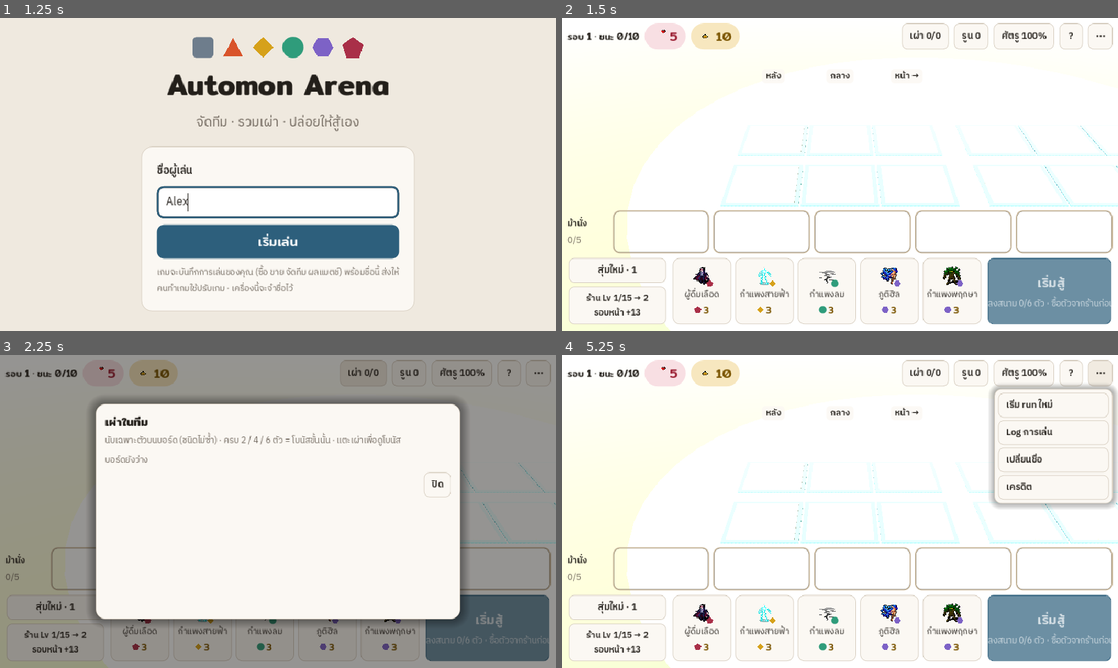
Above: before the commit, frames 1-4 (two rows, left to right).
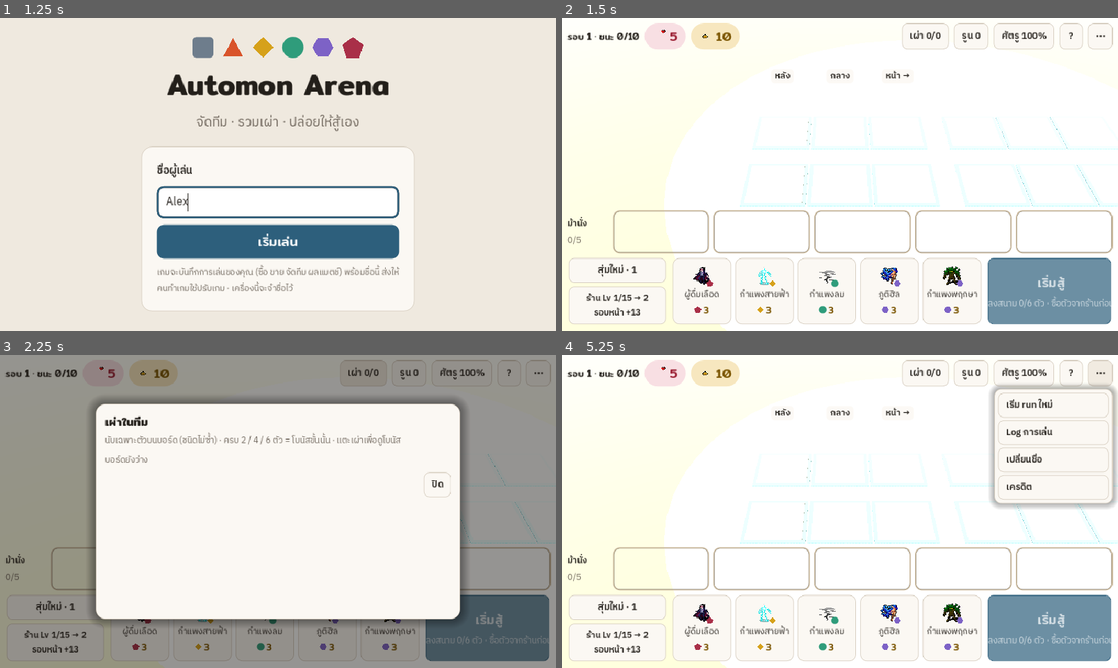
Above: after the commit, the same moments.

Repository: nuttratts-code/automon-arena
Game: Godot game, scene res://scenes/main.tscn
The game is run twice, just before and just after one commit, with the same random seed, the same clock (stepped at 60 frames per second) and the same inputs.
Inputs (mouse positions are in pixels of both pictures, inside the frame that each line leads up to):
- Up to frame 1 (1.25 s): click (278, 202) at 0.52 s; type "Alex" at 0.6 s
- Up to frame 2 (1.5 s): click "เริ่มเล่น" at 1.25 s
- Up to frame 3 (2.25 s): click "เผ่า 0/0" at 2 s
- Up to frame 4 (5.25 s): click "รูน 0" at 2.75 s; click "ศัตรู 100%" at 3.5 s; click "?" at 4.25 s; click "⋯" at 5 s

Frame 1 is identical in both runs. In frame 2, 2.9% of the frame differs, in the area x 11-100%, y 16-100%; in frame 3, 0.1%; in frame 4, 2.8%.

Commit message:
Set 206 steps 6-8: short-window base height (D1), pitch 40 + lane gap, transparent battle field, board names on card only, tests (stage3d), docs
ripple: arena.gd lerp_rect/cam_map removed (only test_ui used them, updated) · board cell names gone (shots/tests checked) · ui-todo + plan-godot-migration step 8 updated

Co-Authored-By: Claude Opus 5.5 <noreply@anthropic.com>

Diff:
--- a/godot/scripts/ui/app.gd
+++ b/godot/scripts/ui/app.gd
@@ -1020,6 +1020,13 @@
 func _on_resize() -> void:
 	var s := get_viewport().get_visible_rect().size
 	rotate_box.visible = s.y > s.x
+	# set 206 D1 (user): a very short window (browser bars on a phone, e.g. 740×330) gets a 400-high base instead of 480,
+	# so the text grows from ~8.9 px to ~10.7 px; the 3D board shrinks to fit the smaller field
+	var w := get_window()
+	if w != null:
+		var want := Vector2i(854, 400) if w.size.y > 0 and w.size.y < 360 and w.size.x > w.size.y else Vector2i(854, 480)
+		if w.content_scale_size != want:
+			w.content_scale_size = want
 	refit_stage.call_deferred()
 	if offer.visible:
 		render()
--- a/godot/scripts/ui/battle.gd
+++ b/godot/scripts/ui/battle.gd
@@ -109,7 +109,13 @@
 	var f := PanelContainer.new()
 	f.name = "Field"
 	f.size_flags_vertical = Control.SIZE_EXPAND_FILL
-	f.add_theme_stylebox_override("panel", TH.box(TH.c("arena"), TH.c("arena-line"), 12, 1, 10, 6))
+	var fe := StyleBoxEmpty.new() # set 206: a window onto the 3D arena (app.stage), no box
+	fe.content_margin_left = 10
+	fe.content_margin_right = 10
+	fe.content_margin_top = 6
+	fe.content_margin_bottom = 6
+	f.add_theme_stylebox_override("panel", fe)
+	f.mouse_filter = Control.MOUSE_FILTER_PASS
 	view = BV.new()
 	view.size_flags_horizontal = Control.SIZE_EXPAND_FILL
 	view.size_flags_vertical = Control.SIZE_EXPAND_FILL
--- a/godot/scripts/ui/prep.gd
+++ b/godot/scripts/ui/prep.gd
@@ -760,13 +760,11 @@
 		var mon := UV.make(c, int(u["level"]), px)
 		mon.size_flags_horizontal = Control.SIZE_SHRINK_CENTER
 		v.add_child(mon)
-	var nm := TH.label(str(c["name"]), 13, "ink")
-	nm.horizontal_alignment = HORIZONTAL_ALIGNMENT_CENTER
-	nm.mouse_filter = Control.MOUSE_FILTER_IGNORE
-	nm.clip_text = on_stage
-	if on_stage:
-		nm.add_theme_stylebox_override("normal", TH.box(Color(TH.c("panel"), 0.82), Color(0, 0, 0, 0), 6, 0, 4, 0))
-	v.add_child(nm)
+	if not on_stage: # set 206: on the arena the sprite is the unit; its name shows on the card when tapped
+		var nm := TH.label(str(c["name"]), 13, "ink")
+		nm.horizontal_alignment = HORIZONTAL_ALIGNMENT_CENTER
+		nm.mouse_filter = Control.MOUSE_FILTER_IGNORE
+		v.add_child(nm)
 	if on_stage:
 		v.set_anchors_and_offsets_preset(Control.PRESET_FULL_RECT)
 	cell.add_child(v)
--- a/godot/scripts/ui/stage3d.gd
+++ b/godot/scripts/ui/stage3d.gd
@@ -11,12 +11,12 @@
 const TH := preload("res://scripts/ui/theme.gd")
 const UV := preload("res://scripts/ui/unit_view.gd")
 
-const PITCH := 32.0 # degrees the camera looks down (angle A)
+const PITCH := 40.0 # degrees the camera looks down (angle A)
 const FOV := 34.0 # vertical field of view, degrees
 const SPR_H := 1.7 # every unit stands this tall (world units)
 const TILE := 1.8
 const COL_X := [1.35, 3.35, 5.35] # row 0 front … 2 back: distance from the midline
-const LANE_Z := [-1.25, 1.25] # lane 0 = far line (top of the screen), lane 1 = near line
+const LANE_Z := [-1.4, 1.4] # lane 0 = far line (top of the screen), lane 1 = near line
 
 signal moved # the camera changed: the screens put their cells on the new projected rects
 
@@ -225,9 +225,11 @@
 func pose() -> Transform3D:
 	return lerp_pose(pose_prep, pose_battle, k)
 
-# the screen rect (app canvas space) of a slot at the current camera
+# the screen rect (app canvas space) of a slot at the current camera — trimmed to 84 % of its width so the labels
+# of neighbouring tiles keep a gap (the fit still uses the full points)
 func slot_rect(side: int, row: int, lane: int) -> Rect2:
-	return rect_of(slot_points(side, row, lane), pose(), vp)
+	var r := rect_of(slot_points(side, row, lane), pose(), vp)
+	return r.grow_individual(-r.size.x * 0.08, 0.0, -r.size.x * 0.08, 0.0)
 
 func on_screen(p: Vector3) -> Vector2:
 	return project(p, pose(), vp)
Not shown, changed: claude/plan-godot-migration.md
Not shown, changed: claude/plan-set206.md
Not shown, changed: claude/ui-todo-godot.md
